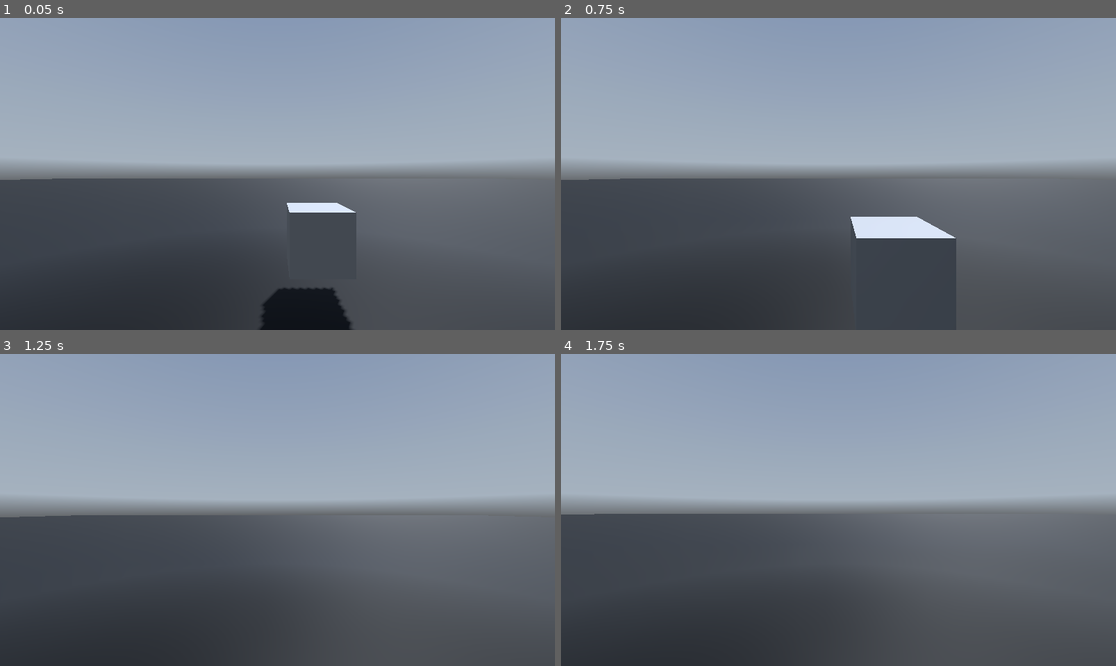
Above: before the commit, frames 1-4 (two rows, left to right).
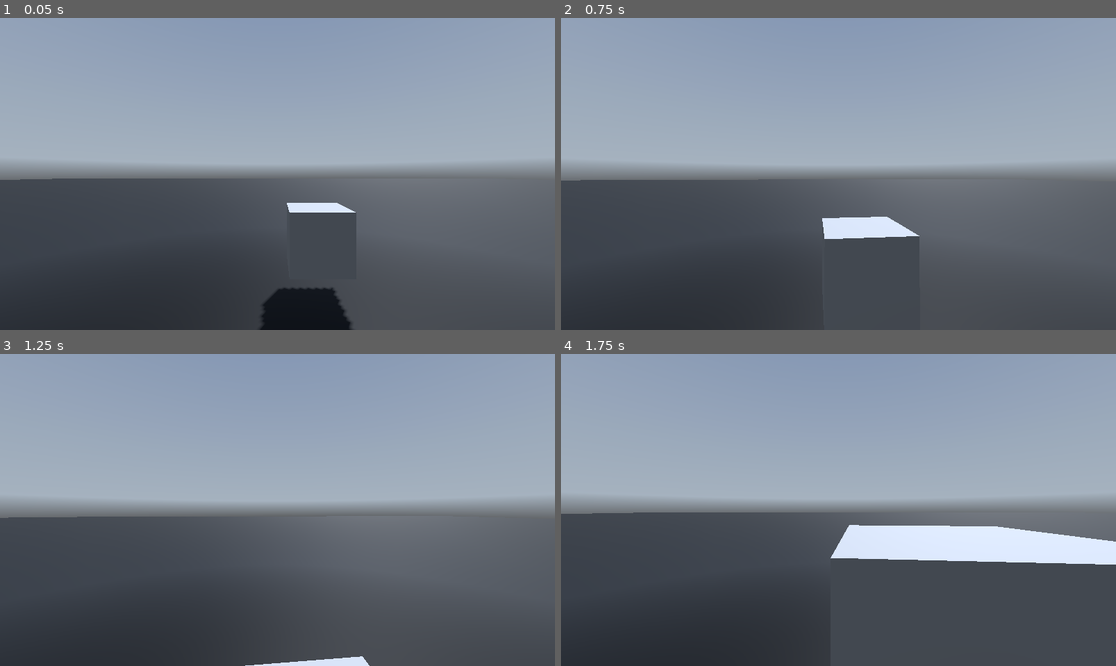
Above: after the commit, the same moments.

Repository: Sherry65-code/godot-fps-game-practise-1
Game: Godot game, scene res://MainScene.tscn
The game is run twice, just before and just after one commit, with the same random seed, the same clock (stepped at 60 frames per second) and the same inputs. Before the commit the project has no main scene; this scene is started directly in both runs. A sky picture missing from this copy of the repository is replaced by a grey-blue gradient.
Inputs (mouse positions are in pixels of both pictures, inside the frame that each line leads up to):
- Up to frame 1 (0.05 s): no input
- Up to frame 2 (0.75 s): move the mouse to (866, 174) at 0.52 s; hold W (move_forward) from 0.53 s (still down); tap Space (jump) at 0.6 s
- Up to frame 3 (1.25 s): keep holding W (move_forward); tap Space (jump) at 0.77, 1.07 s
- Up to frame 4 (1.75 s): keep holding W (move_forward); move the mouse to (810, 510) at 1.27 s; tap Space (jump) at 1.35, 1.52 s

Frame 1 is identical in both runs. In frame 2, 1.4% of the frame differs, in the area x 0-72%, y 51-78%; in frame 3, 0.5%; in frame 4, 7.3%, in the area x 0-100%, y 50-76%.

Commit message:
Added Mouse Support

Diff:
--- a/MainScene.tscn
+++ b/MainScene.tscn
@@ -63,3 +63,4 @@
 
 [node name="Player" parent="." instance=ExtResource("4_0uf8w")]
 transform = Transform3D(1, 0, 0, 0, 1, 0, 0, 0, 1, -0.680177, 1.46361, 3.53776)
+MOUSE_SENSITIVITY = 0.1
--- a/Scripts/fps_controller.gd
+++ b/Scripts/fps_controller.gd
@@ -1,11 +1,38 @@
 extends CharacterBody3D
 
+@export var MOUSE_SENSITIVITY : float = 0.5
+@export var TILT_LOWER_LIMIT := deg_to_rad(-90.0)
+@export var TILT_UPPER_LIMIT := deg_to_rad(90.0)
+@export var CAMERA_CONTROLLER : Camera3D
 
 const SPEED = 5.0
 const JUMP_VELOCITY = 4.5
 
+var _mouse_input : bool = false
+var _rotation_input : float
+var _tilt_input : float
+var _mouse_rotation : Vector3
+var _player_rotation : Vector3
+var _camera_rotation : Vector3
+
 # Get the gravity from the project settings to be synced with RigidBody nodes.
 var gravity = ProjectSettings.get_setting("physics/3d/default_gravity")
+
+func _update_camera(delta):
+	_mouse_rotation.x += _tilt_input * delta
+	_mouse_rotation.x = clamp(_mouse_rotation.x, TILT_LOWER_LIMIT, TILT_UPPER_LIMIT)
+	_mouse_rotation.y += _rotation_input * delta
+
+	_player_rotation = Vector3(0.0, _mouse_rotation.y, 0.0)
+	_camera_rotation = Vector3(_mouse_rotation.x, 0.0, 0.0)
+
+	CAMERA_CONTROLLER.transform.basis = Basis.from_euler(_camera_rotation)
+	CAMERA_CONTROLLER.rotation.z = 0.0
+
+	global_transform.basis = Basis.from_euler(_player_rotation)
+
+	_rotation_input = 0.0
+	_tilt_input = 0.0
 
 func _input(event):
 	if event.is_action_pressed("exit"):
@@ -14,17 +41,21 @@
 func _ready():
 	Input.set_mouse_mode(Input.MOUSE_MODE_CAPTURED)
 
+func _unhandled_input(event):
+	_mouse_input = event is InputEventMouseMotion and Input.get_mouse_mode() == Input.MOUSE_MODE_CAPTURED
+	if _mouse_input:
+		_rotation_input = -event.relative.x * MOUSE_SENSITIVITY
+		_tilt_input = -event.relative.y * MOUSE_SENSITIVITY
+
 func _physics_process(delta):
-	# Add the gravity.
 	if not is_on_floor():
 		velocity.y -= gravity * delta
 
-	# Handle jump.
+	_update_camera(delta)
+
 	if Input.is_action_just_pressed("jump") and is_on_floor():
 		velocity.y = JUMP_VELOCITY
 
-	# Get the input direction and handle the movement/deceleration.
-	# As good practice, you should replace UI actions with custom gameplay actions.
 	var input_dir = Input.get_vector("move_left", "move_right", "move_forward", "move_backward")
 	var direction = (transform.basis * Vector3(input_dir.x, 0, input_dir.y)).normalized()
 	if direction:
--- a/player.tscn
+++ b/player.tscn
@@ -7,11 +7,12 @@
 [sub_resource type="ConvexPolygonShape3D" id="ConvexPolygonShape3D_20ebf"]
 points = PackedVector3Array(-0.5, -0.5, 0, -0.497651, -0.5, -0.0490407, -0.492463, -0.586923, 0, -0.497651, -0.5, 0.048 …(34731 unchanged characters)…
 
-[node name="Player" type="CharacterBody3D"]
+[node name="Player" type="CharacterBody3D" node_paths=PackedStringArray("CAMERA_CONTROLLER")]
 floor_stop_on_slope = false
 floor_constant_speed = true
 floor_block_on_wall = false
 script = ExtResource("1_3qu36")
+CAMERA_CONTROLLER = NodePath("CameraController/Camera")
 
 [node name="Capsule" type="MeshInstance3D" parent="."]
 mesh = SubResource("CapsuleMesh_ydly0")
@@ -23,6 +24,3 @@
 
 [node name="Camera" type="Camera3D" parent="CameraController"]
 transform = Transform3D(1, 0, 0, 0, 1, 0, 0, 0, 1, 0, 0.686774, 0)
-
-[node name="ReflectionProbe" type="ReflectionProbe" parent="CameraController/Camera"]
-update_mode = 1
--- a/project.godot
+++ b/project.godot
@@ -11,6 +11,7 @@
 [application]
 
 config/name="FPS GAME PRACTISE 1"
+run/main_scene="res://MainScene.tscn"
 config/features=PackedStringArray("4.2", "Forward Plus")
 boot_splash/show_image=false
 config/icon="res://icon.svg"
@@ -47,7 +48,3 @@
 "events": [Object(InputEventKey,"resource_local_to_scene":false,"resource_name":"","device":-1,"window_id":0,"alt_press …(182 unchanged characters)…
 ]
 }
-
-[rendering]
-
-anti_aliasing/quality/screen_space_aa=1
